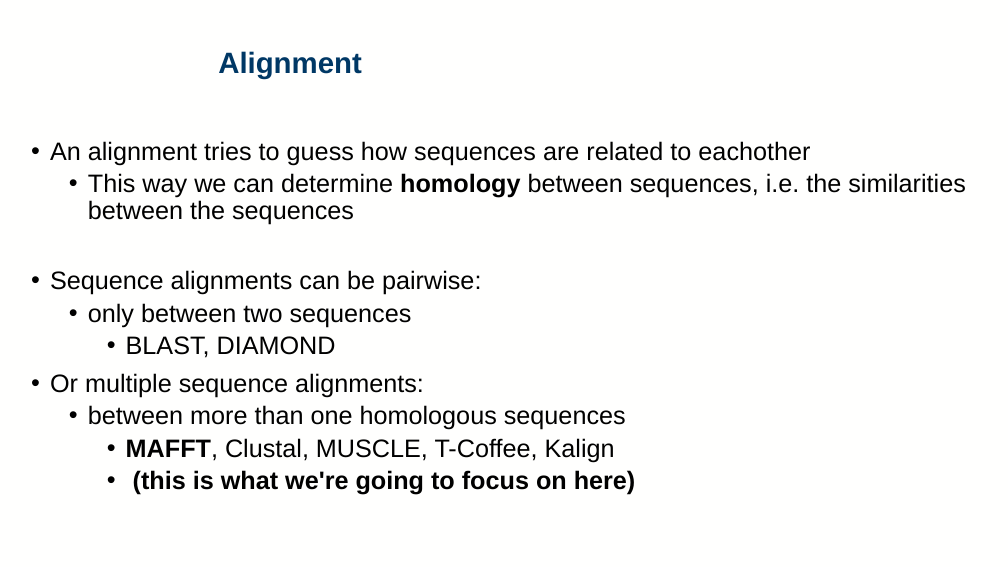
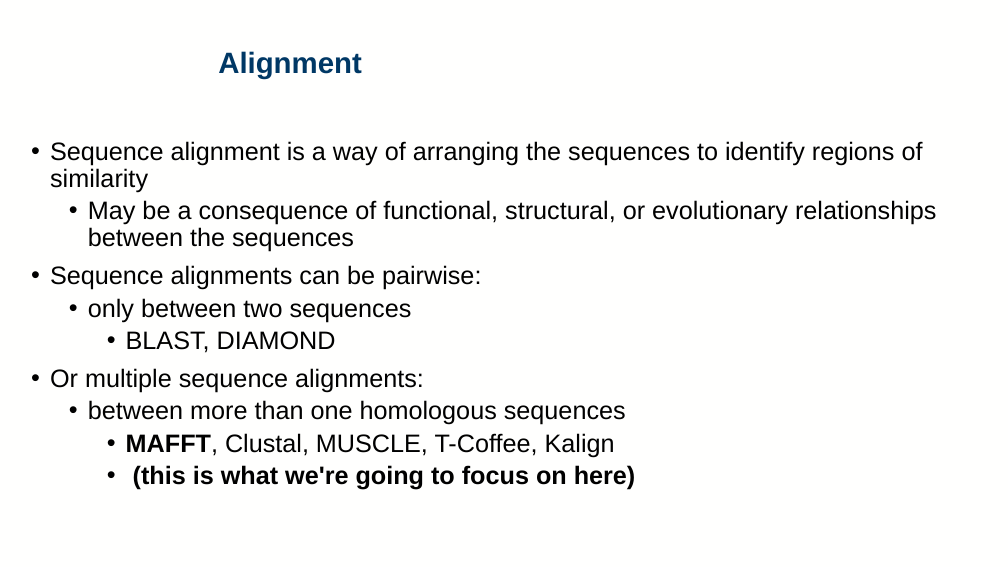
Before and after one commit to RAGE-toolkit/RAGE-workshop-2024, a slide deck: slide 2 of day4/Phylogenetics/day4_alignments.pptx. Drawn at 1008x567 pixels with LibreOffice and Linux fonts; fonts in the diff are those of the drawing; background and template pictures are left out. Boxes give left, top, right and bottom in pixels: in the first picture for what was removed or moved away, otherwise in the second. Text is boxed around its words. In the diff, an @@ line names an element or a change of style, - is before the commit and + after.

```diff
--- a/day4/Phylogenetics/day4_alignments.pptx
+++ b/day4/Phylogenetics/day4_alignments.pptx
@@ text at box(50, 141, 936, 252): text changed @@
-• An alignment tries to guess how sequences are related to eachother
-  • This way we can determine homology between sequences, i.e. the similarities between the sequences
+• Sequence alignment is a way of arranging the sequences to identify regions of similarity
+  • May be a consequence of functional, structural, or evolutionary relationships between the sequences
```
Also in this commit, not shown: 1 other slide changed.
